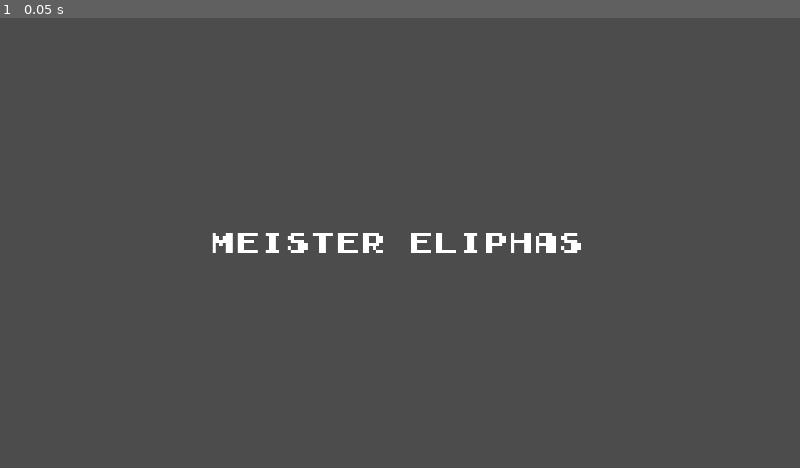
Above: before the commit, frame 1.
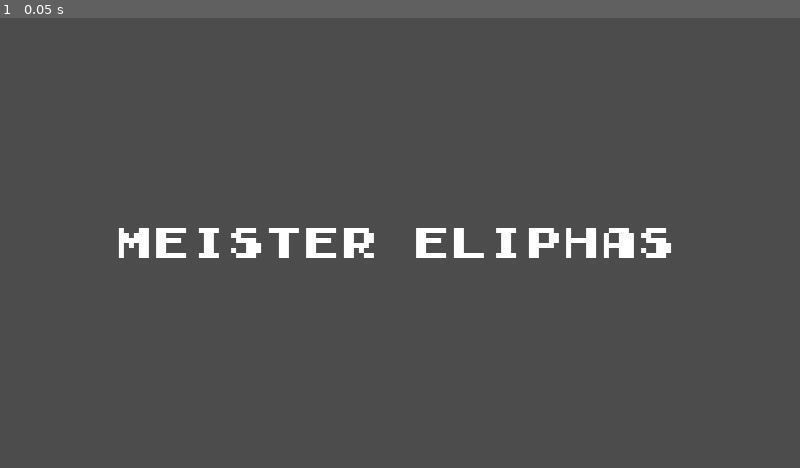
Above: after the commit, the same moment.

Repository: erik-lance/Meister-Eliphas
Game: Godot game, scene res://assets/scenes/main_menu.tscn
The game is run twice, just before and just after one commit, with the same random seed, the same clock (stepped at 60 frames per second) and the same inputs. The project has no main scene, so this scene is started directly.
Inputs:
- Up to frame 1 (0.05 s): no input

The runs differ from the first frame. In frame 1, 2.4% of the frame differs, in the area x 14-84%, y 46-54%.

Commit message:
Adjusted for pixels, added camera inputs

Diff:
--- a/project.godot
+++ b/project.godot
@@ -15,12 +15,30 @@
 
 [display]
 
-window/size/width=1920
-window/size/height=1080
+window/size/width=1280
+window/size/height=720
 window/size/resizable=false
 window/size/test_width=1280
 window/size/test_height=720
 window/stretch/mode="viewport"
+
+[input]
+
+camera_left={
+"deadzone": 0.5,
+"events": [ Object(InputEventKey,"resource_local_to_scene":false,"resource_name":"","device":0,"alt":false,"shift":false,"control":false,"meta":false,"command":false,"pressed":false,"scancode":65,"physical_scancode":0,"unicode":0,"echo":false,"script":null)
+ ]
+}
+camera_right={
+"deadzone": 0.5,
+"events": [ Object(InputEventKey,"resource_local_to_scene":false,"resource_name":"","device":0,"alt":false,"shift":false,"control":false,"meta":false,"command":false,"pressed":false,"scancode":0,"physical_scancode":68,"unicode":0,"echo":false,"script":null)
+ ]
+}
+open_1={
+"deadzone": 0.5,
+"events": [ Object(InputEventKey,"resource_local_to_scene":false,"resource_name":"","device":0,"alt":false,"shift":false,"control":false,"meta":false,"command":false,"pressed":false,"scancode":49,"physical_scancode":0,"unicode":0,"echo":false,"script":null)
+ ]
+}
 
 [physics]
 
@@ -29,6 +47,7 @@
 [rendering]
 
 quality/driver/driver_name="GLES2"
+2d/snapping/use_gpu_pixel_snap=true
 vram_compression/import_etc=true
 vram_compression/import_etc2=false
 environment/default_environment="res://default_env.tres"
